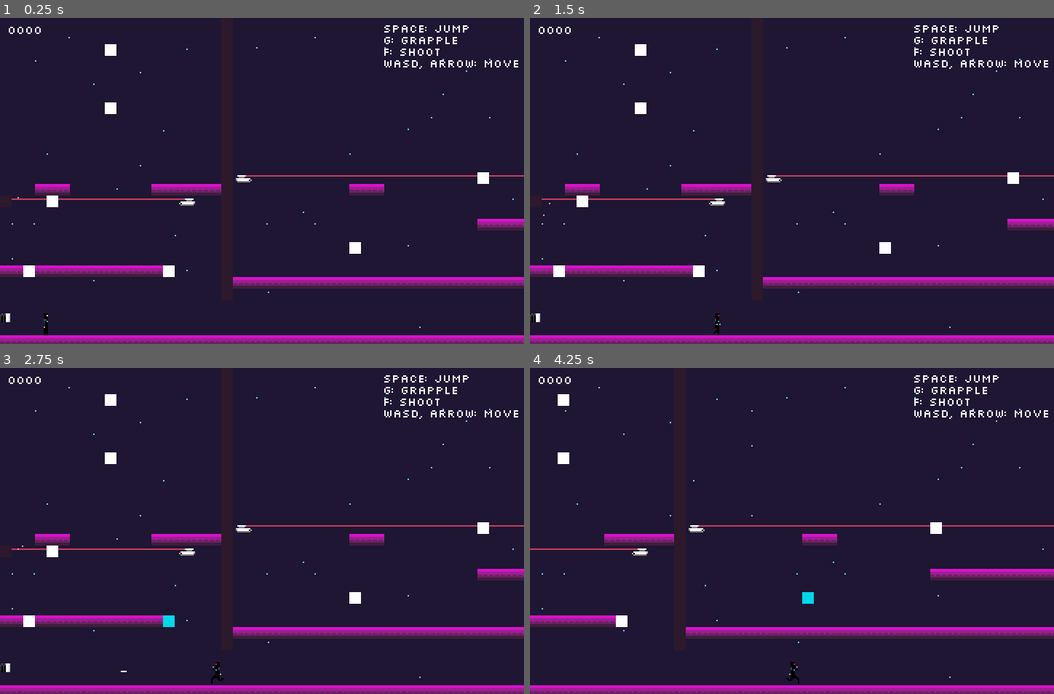
Above: before the commit, frames 1-4 (two rows, left to right).
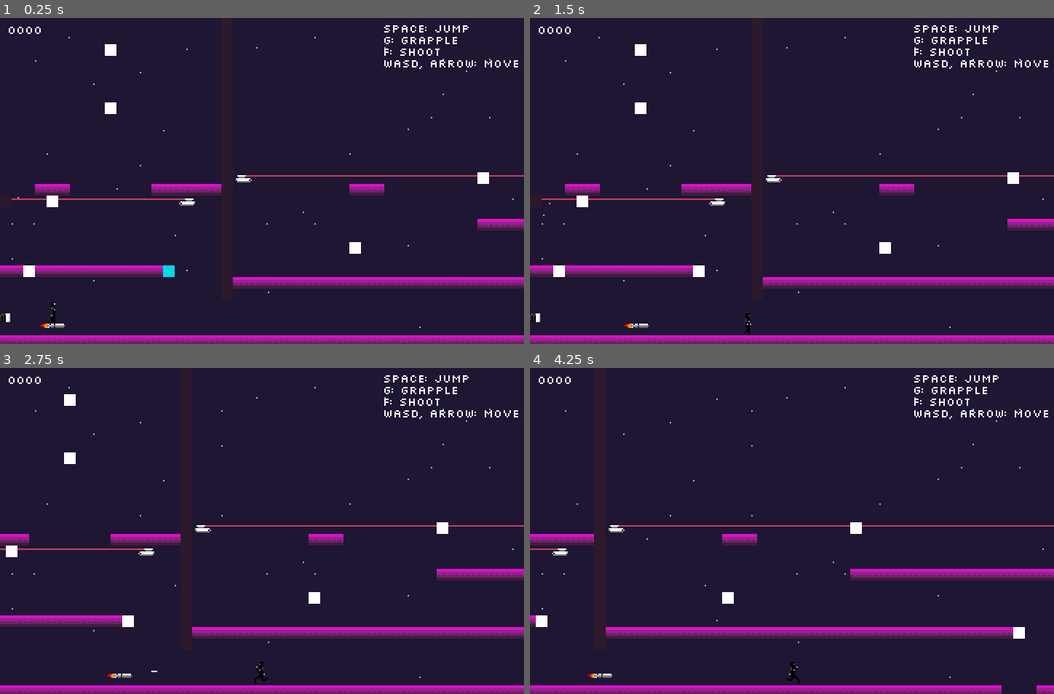
Above: after the commit, the same moments.

Repository: antiomiae/mario
Game: Godot game, scene res://tether/mega_scene.tscn
The game is run twice, just before and just after one commit, with the same random seed, the same clock (stepped at 60 frames per second) and the same inputs.
Inputs:
- Up to frame 1 (0.25 s): no input
- Up to frame 2 (1.5 s): hold Right (ui_right) from 0.53 s (still down); tap G (grapple) at 0.6 s; tap Space (jump) at 0.77 s; tap Shift (run) at 1.35 s
- Up to frame 3 (2.75 s): tap Space (jump) at 1.52 s; release Right (ui_right) at 2.03 s; hold Left (ui_left) from 2.03 s (still down); tap F (shoot) at 2.1 s
- Up to frame 4 (4.25 s): release Left (ui_left) at 2.78 s; hold Right (ui_right) from 2.78 s (still down); tap G (grapple) at 2.85 s; tap Space (jump) at 3.02, 3.77 s; tap Shift (run) at 3.6 s

The runs differ from the first frame. In frame 1, 0.2% of the frame differs, in the area x 7-34%, y 75-98%; in frame 2, 0.1%; in frame 3, 3.7%; in frame 4, 4.8%, in the area x 0-100%, y 5-100%.

Commit message:
.

Diff:
--- a/project.godot
+++ b/project.godot
@@ -34,6 +34,11 @@
 "language": "GDScript",
 "path": "res://tether/player.gd"
 }, {
+"base": "Object",
+"class": "ProjectileCollision",
+"language": "GDScript",
+"path": "res://projectile_collision.gd"
+}, {
 "base": "StaticBody2D",
 "class": "TetherAnchorNode",
 "language": "GDScript",
@@ -45,6 +50,7 @@
 "GrapplingHook": "",
 "LineTrail": "",
 "Player": "",
+"ProjectileCollision": "",
 "TetherAnchorNode": ""
 }
 
--- a/projectile/bullet.gd
+++ b/projectile/bullet.gd
@@ -38,7 +38,12 @@
 func handle_collision():
     var collider = _collision['collider']
     if collider.has_method("on_bullet_hit"):
-        collider.call("on_bullet_hit", _collision)
+        var pc = ProjectileCollision.new()
+        pc.projectile = self
+        pc.position = _collision['position']
+        pc.normal = _collision['normal']
+        pc.velocity = velocity
+        collider.call("on_bullet_hit", pc)
 
     var explosion = Explosion.instance()
     collider.add_child(explosion)
--- /dev/null
+++ b/projectile/rocket.gd
@@ -0,0 +1,30 @@
+extends KinematicBody2D
+
+export var velocity := Vector2()
+export var power := 200.0
+
+const Explosion = preload("res://projectile/effects/explosion.tscn")
+
+func _physics_process(delta):
+    var collision = move_and_collide(velocity, false, true, true)
+
+    if collision:
+        var body = collision.collider
+        if body.has_method('on_bullet_hit'):
+            var pc = ProjectileCollision.new()
+            pc.projectile = self
+            pc.position = collision.position
+            pc.velocity = velocity.normalized()*power
+            pc.normal = collision.normal
+            body.on_bullet_hit(pc)
+
+            var explosion = Explosion.instance()
+            get_tree().current_scene.add_child(explosion)
+            explosion.position = pc.position
+            explosion.rotation = pc.normal.angle()
+            explosion.play()
+
+        self.queue_free()
+
+
+    position += velocity
--- /dev/null
+++ b/projectile/rocket.tscn
@@ -0,0 +1,23 @@
+[gd_scene load_steps=5 format=2]
+
+[ext_resource path="res://projectile/rocket.gd" type="Script" id=1]
+[ext_resource path="res://sprites/rocket.png" type="Texture" id=2]
+[ext_resource path="res://sprites/flame.png" type="Texture" id=3]
+
+[sub_resource type="RectangleShape2D" id=1]
+extents = Vector2( 5, 1.5 )
+
+[node name="KinematicBody2D" type="KinematicBody2D"]
+script = ExtResource( 1 )
+
+[node name="CollisionShape2D" type="CollisionShape2D" parent="."]
+position = Vector2( 0, -0.5 )
+shape = SubResource( 1 )
+
+[node name="body" type="Sprite" parent="."]
+texture = ExtResource( 2 )
+
+[node name="flame" type="Sprite" parent="."]
+position = Vector2( -12, -2 )
+texture = ExtResource( 3 )
+centered = false
--- /dev/null
+++ b/projectile_collision.gd
@@ -0,0 +1,8 @@
+extends Object
+
+class_name ProjectileCollision
+
+var projectile
+var position
+var velocity
+var normal
--- a/tether/mega_scene.tscn
+++ b/tether/mega_scene.tscn
@@ -9,11 +9,13 @@
 [ext_resource path="res://tether/player.tscn" type="PackedScene" id=7]
 [ext_resource path="res://tether/elevator.tscn" type="PackedScene" id=8]
 [ext_resource path="res://tether/bumper.tscn" type="PackedScene" id=9]
+[ext_resource path="res://projectile/rocket.tscn" type="PackedScene" id=10]
 
 [node name="Node2D" type="Node2D"]
 script = ExtResource( 1 )
 
 [node name="gui_layer" type="CanvasLayer" parent="."]
+editor/display_folded = true
 layer = 100
 
 [node name="death_counter" parent="gui_layer" instance=ExtResource( 2 )]
@@ -34,6 +36,7 @@
 WASD, ARROW: MOVE"
 
 [node name="ParallaxBackground" type="ParallaxBackground" parent="."]
+editor/display_folded = true
 
 [node name="ParallaxLayer" type="ParallaxLayer" parent="ParallaxBackground"]
 motion_scale = Vector2( 0, 0 )
@@ -104,7 +107,7 @@
 position = Vector2( 332, 156 )
 
 [node name="player" parent="." instance=ExtResource( 7 )]
-position = Vector2( 31, 255 )
+position = Vector2( 32, 245 )
 
 [node name="Camera2D" type="Camera2D" parent="player"]
 current = true
@@ -130,4 +133,10 @@
 [node name="bumper3" parent="." instance=ExtResource( 9 )]
 position = Vector2( 476, 204 )
 
+[node name="rocket1" parent="." instance=ExtResource( 10 )]
+position = Vector2( 32, 258 )
+collision_layer = 8
+collision_mask = 3
+velocity = Vector2( 0.5, 0 )
+
 [connection signal="died" from="player" to="." method="_on_player_died"]
--- a/tether/player.gd
+++ b/tether/player.gd
@@ -150,7 +150,7 @@
 
     var snap = Vector2(0, 3) if air_state == ON_GROUND else Vector2(0, 0)
 
-    var new_v = move_and_slide_with_snap(velocity * 60, snap, Vector2(0, -1))*(1/60.0)
+    var new_v = move_and_slide_with_snap(velocity * 60, snap, Vector2(0, -1), false, 4, 0.785398, false)*(1/60.0)
 
     if air_state == ON_GROUND and new_v.y != 0:
         air_state = FALLING
@@ -309,13 +309,15 @@
     return facing_state == LEFT
 
 
-func on_bullet_hit(collision_dict):
+func on_bullet_hit(collision_dict : ProjectileCollision):
+    movement_state = DEAD
+
     var new_body = StiffBody.instance()
     get_tree().current_scene.add_child(new_body, true)
     new_body.position = self.position
     new_body.get_node("CollisionShape2D").shape = $standing_hitbox.shape.duplicate(true)
 
-    movement_state = DEAD
+
     #self.visible = false
     $standing_hitbox.disabled = true
     $crouching_hitbox.disabled = true
@@ -323,9 +325,9 @@
     new_body.collision_layer = collision_layer
     new_body.collision_mask = collision_mask
 
-    var local_pos = new_body.to_local(collision_dict['position'])
-    var bullet = collision_dict['bullet']
-    var vel = bullet.velocity
+    var local_pos = new_body.to_local(collision_dict.position)
+    var bullet = collision_dict.projectile
+    var vel = collision_dict.velocity
     var impact_vel = -velocity.project(vel)*20
     new_body.inertia = 20
     new_body.apply_impulse(local_pos, vel+impact_vel)
Not shown, changed: export_presets.cfg
Binary file added: sprites/flame.png
Not shown, added: sprites/flame.png.import
Binary file added: sprites/rocket.png
Not shown, added: sprites/rocket.png.import
Not shown: 1 places in tether/mega_scene.tscn that only renumber resources
Not shown, changed: demo.exe
Not shown, removed: demo.pck
Not shown, added: sprites/rider/fighters.pyxel
